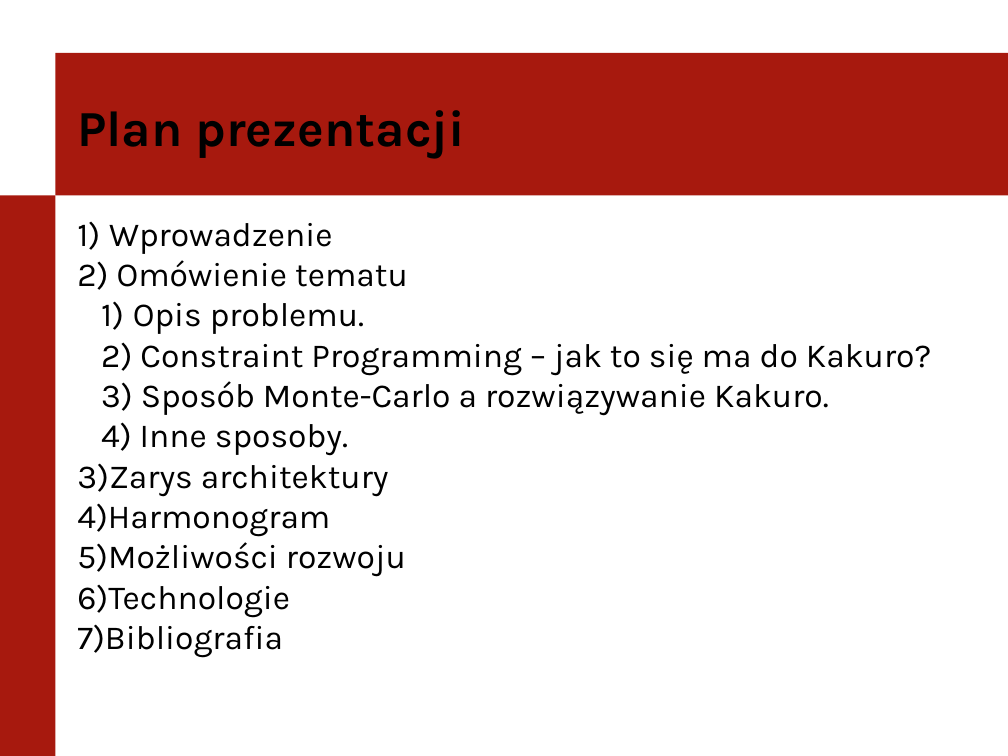
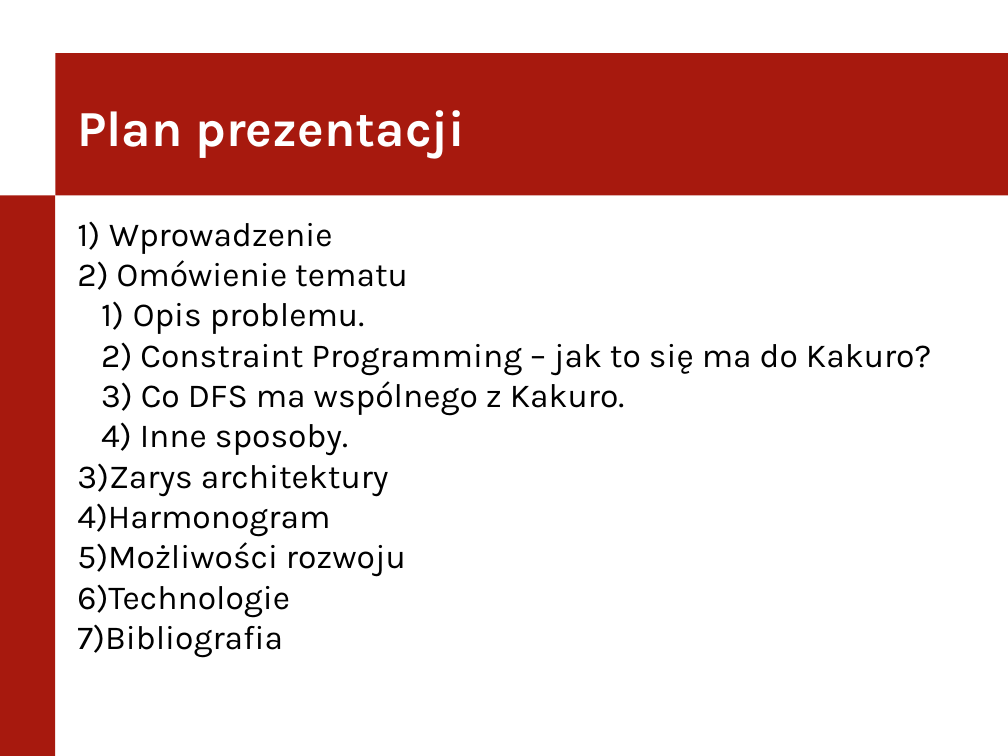
Before and after one commit to itomi/kakuro, a slide deck: slide 2 of Documentation/PierwszaPrezentacja.pptx. Drawn at 1008x756 pixels with LibreOffice and Linux fonts; fonts in the diff are those of the drawing; background and template pictures are left out. Boxes give left, top, right and bottom in pixels: in the first picture for what was removed or moved away, otherwise in the second. Text is boxed around its words. In the diff, an @@ line names an element or a change of style, - is before the commit and + after.

```diff
--- a/Documentation/PierwszaPrezentacja.pptx
+++ b/Documentation/PierwszaPrezentacja.pptx
@@ text "Plan prezentacji" at box(77, 110, 465, 159): text colour #000000 to #FFFFFF @@
@@ text at box(141, 381, 625, 416): text changed @@
-  3) Sposób Monte-Carlo a rozwiązywanie Kakuro.
+  3) Co DFS ma wspólnego z Kakuro.
```
Also in this commit, not shown: 8 other slides changed, 13 slides added, 1 other file.
